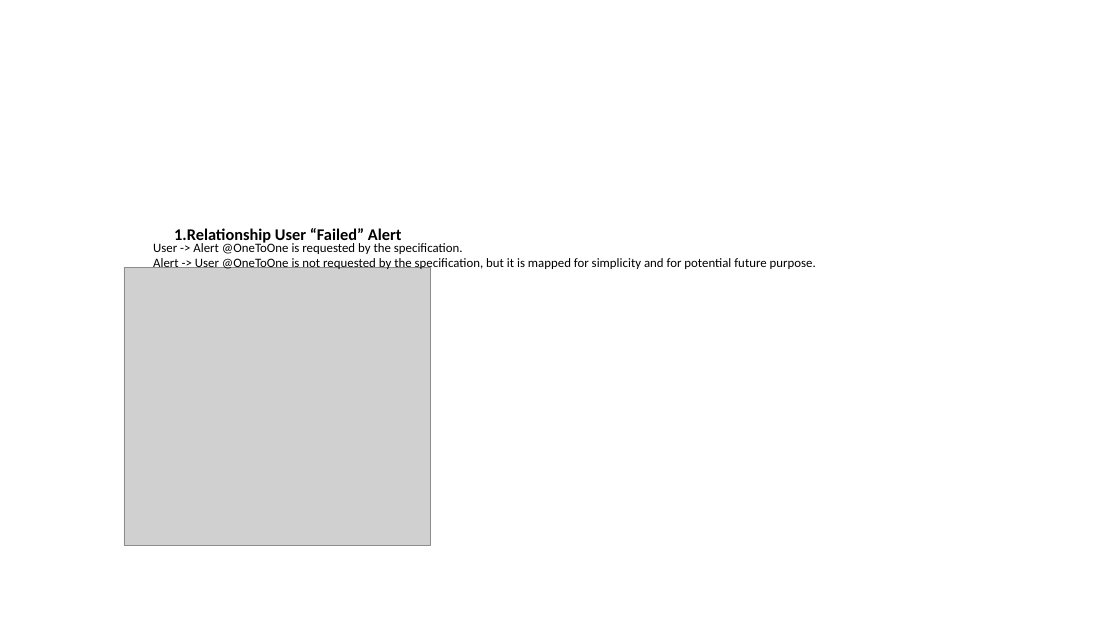
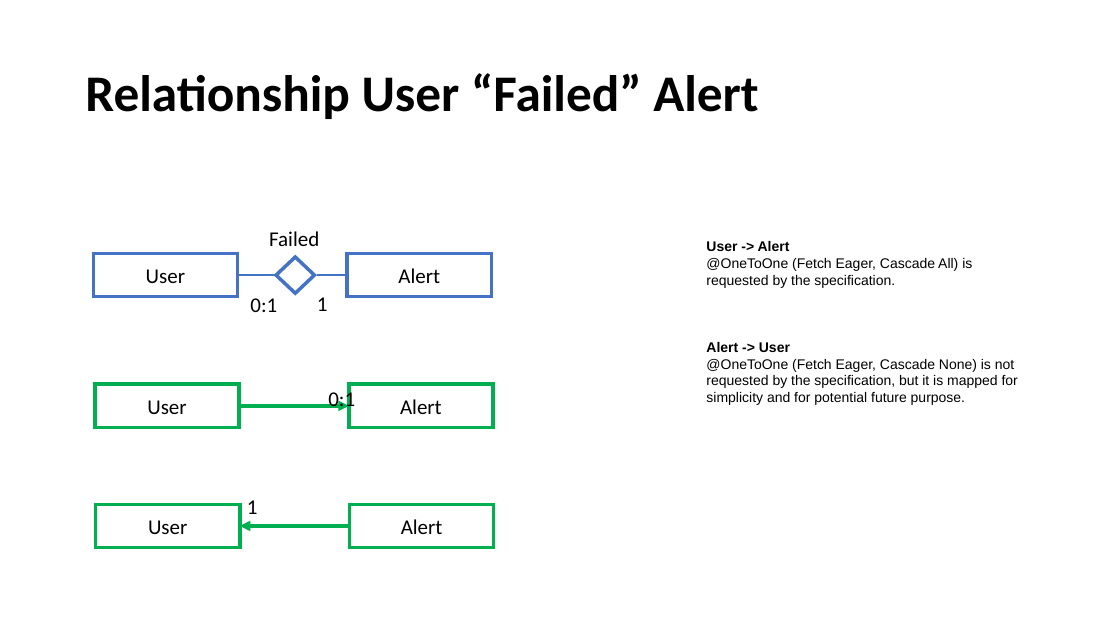
Before and after one commit to priscia99/databases-2-project, a slide deck: slide 33 of Deliverables/Report/Report.pptx (slide 25 before the commit). Drawn at 1120x630 pixels with LibreOffice and Linux fonts; fonts in the diff are those of the drawing; grey boxes stand for pictures. Boxes give left, top, right and bottom in pixels: in the first picture for what was removed or moved away, otherwise in the second. Text is boxed around its words. In the diff, an @@ line names an element or a change of style, - is before the commit and + after.

```diff
--- a/Deliverables/Report/Report.pptx
+++ b/Deliverables/Report/Report.pptx
@@ title "Relationship User “Failed” Alert": place and size @@
-title "Relationship User “Failed” Alert" at box(174, 228, 402, 245)
+title "Relationship User “Failed” Alert" at box(85, 73, 758, 119)
@@ title "Relationship User “Failed” Alert" at box(85, 73, 758, 119): size 14 to 44 pt; bullet 1. to none; list level 2 to 1 in "Relationship User “Failed” Alert"; line spacing 1 to 0.9 @@
@@ picture removed at box(124, 268, 431, 546) @@
@@ text at box(706, 241, 1018, 405): text changed; size 11 to 12 pt; font Calibri to Arial @@
-User -> Alert @OneToOne is requested by the specification.
-Alert -> User @OneToOne is not requested by the specification, but it is mapped for simplicity and for potential future purpose.
+User -> Alert
+@OneToOne (Fetch Eager, Cascade All) is requested by the specification.
+Alert -> User
+@OneToOne (Fetch Eager, Cascade None) is not requested by the specification, but it is mapped for simplicity and for potential future purpose.
@@ group added at box(93, 231, 494, 548): 6 rectangles, 5 texts, 2 lines, 2 arrows, 1 diamond @@
+Alert
+User
+1
+0:1
+Failed
+Alert
+User
+Alert
+User
+0:1
+1
```
Also in this commit, not shown: 25 other slides changed, 33 slides added, 5 slides removed, 5 other files.
